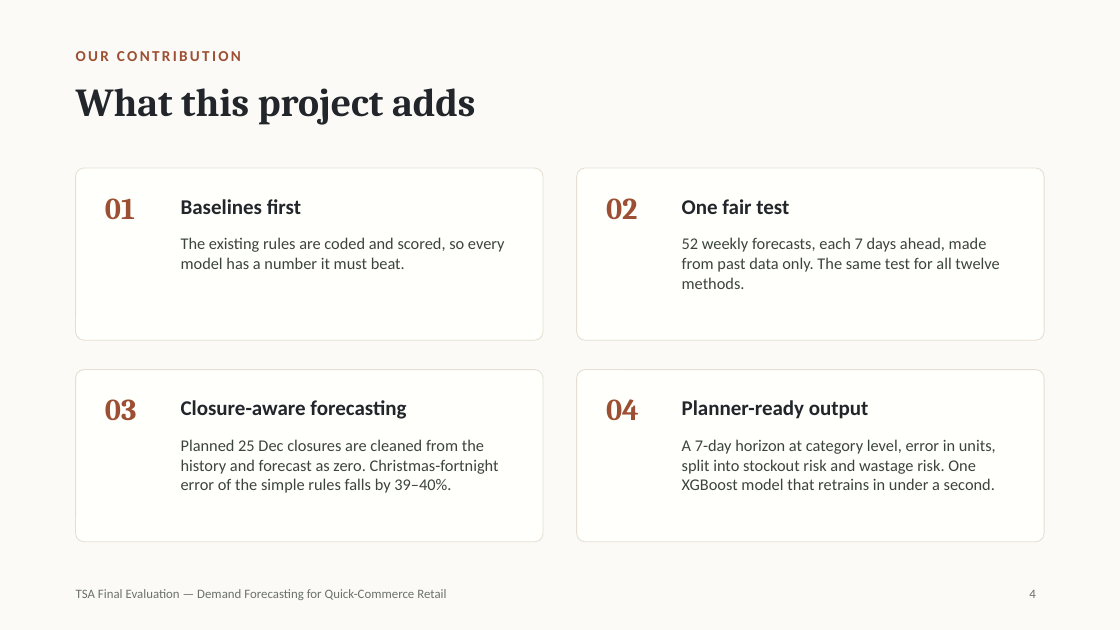
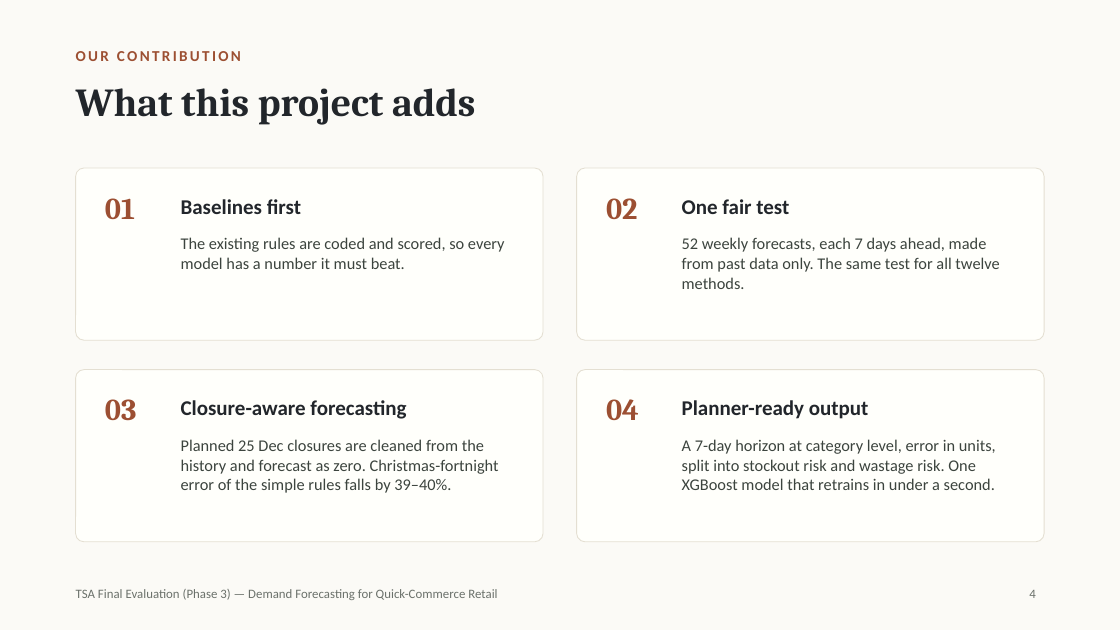
Before and after one commit to anshulmittall/quickcommerce-demand-forecast, a slide deck: slide 4 of slides/Demand Forecasting for Quick-Commerce Retail — TSA Final Presentation.pptx. Drawn at 1120x630 pixels with LibreOffice and Linux fonts; fonts in the diff are those of the drawing. Boxes give left, top, right and bottom in pixels: in the first picture for what was removed or moved away, otherwise in the second. Text is boxed around its words. In the diff, an @@ line names an element or a change of style, - is before the commit and + after.

Commit message:
Phase 3 final submission: tuning, MAPE and IEEE report
- Tune Prophet, XGBoost and LSTM on a validation year before the test year
- Report RMSE, MAE and MAPE for every method (MAPE skips the zero-sales day)
- Add one-column figures for the report (08_report_figures.py)
- Final report rewritten in IEEE two-column format, final slides updated

```diff
--- a/slides/Demand Forecasting for Quick-Commerce Retail — TSA Final Presentation.pptx
+++ b/slides/Demand Forecasting for Quick-Commerce Retail — TSA Final Presentation.pptx
@@ text at (x1=76, y1=589, x2=497, y2=600): text changed @@
-TSA Final Evaluation — Demand Forecasting for Quick-Commerce Retail
+TSA Final Evaluation (Phase 3) — Demand Forecasting for Quick-Commerce Retail
```
Also in this commit, not shown: 14 other slides changed, 2 slides added, 1 slide removed, 16 other files.
